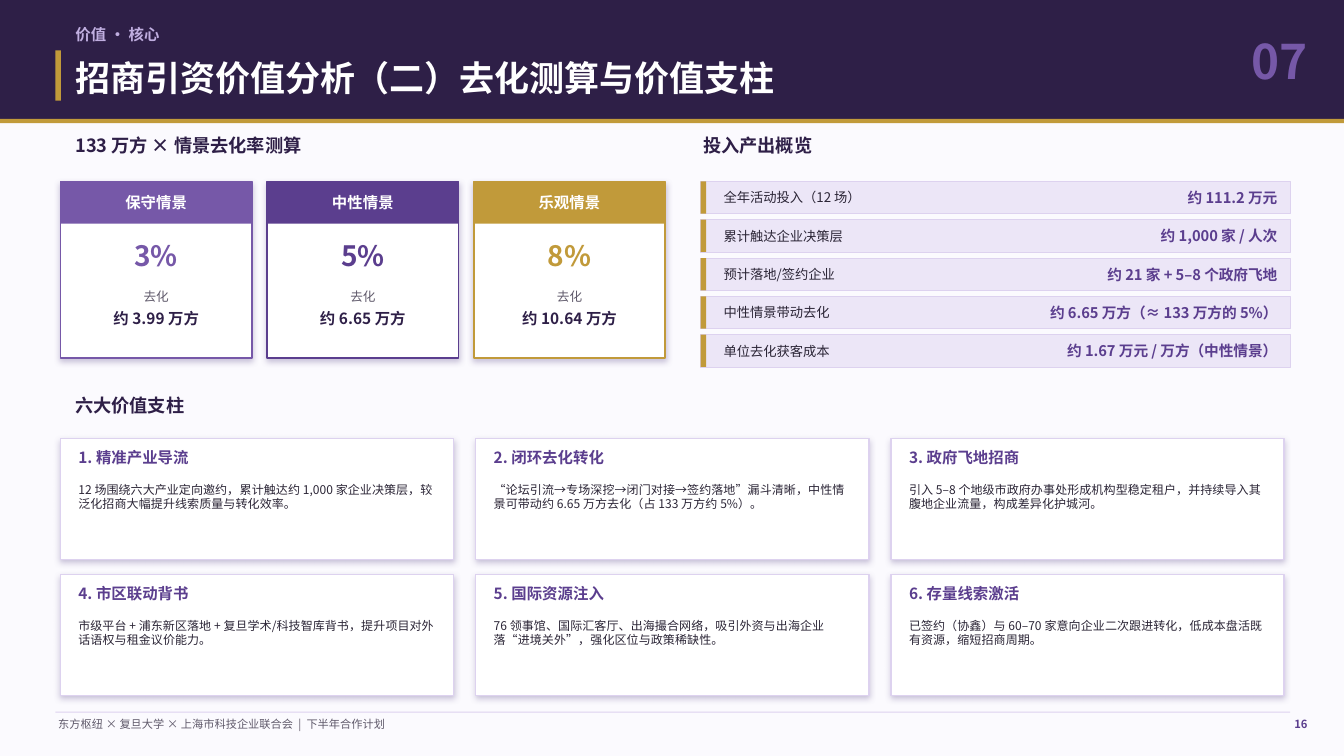
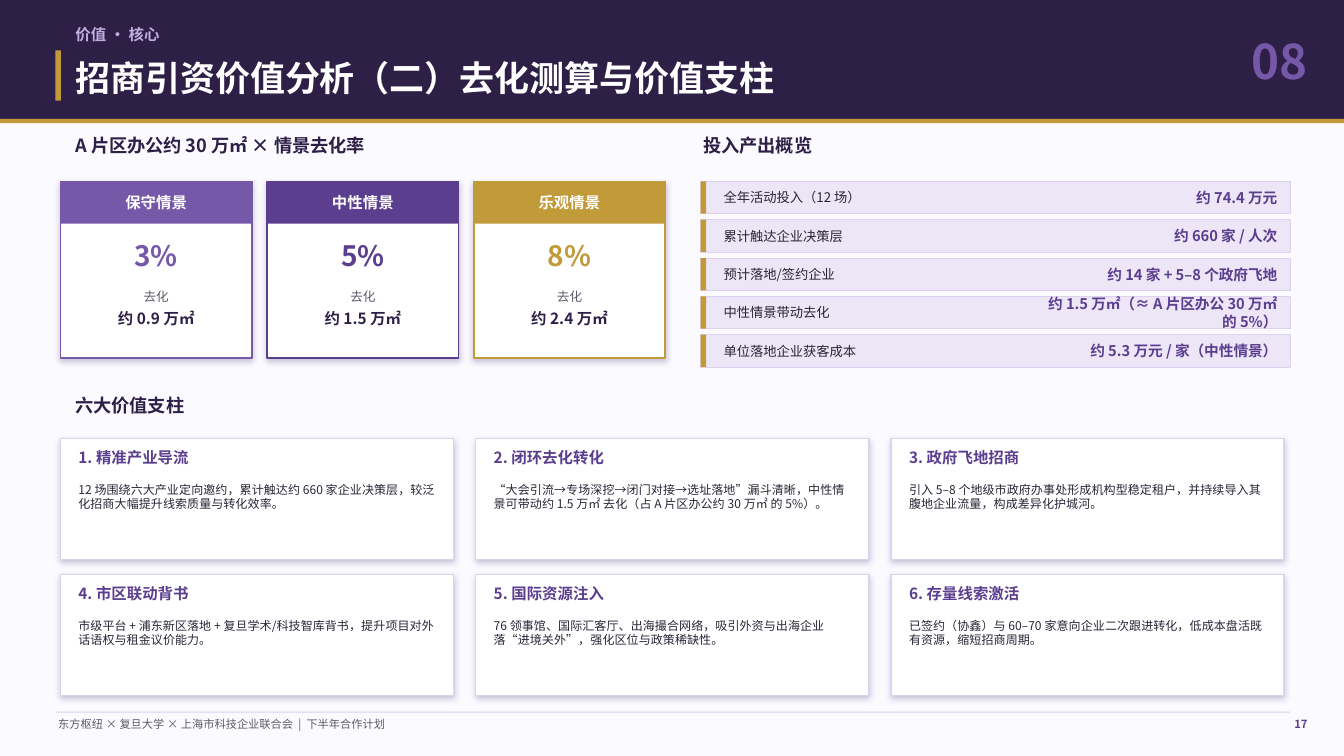
Before and after one commit to hujigang2010-maker/AIDEN, a slide deck: slide 17 of 东方枢纽三方合作计划_汇报PPT.pptx (slide 16 before the commit). Drawn at 1344x756 pixels with LibreOffice and Linux fonts; fonts in the diff are those of the drawing. Boxes give left, top, right and bottom in pixels: in the first picture for what was removed or moved away, otherwise in the second. Text is boxed around its words. In the diff, an @@ line names an element or a change of style, - is before the commit and + after.

```diff
--- a/东方枢纽三方合作计划_汇报PPT.pptx
+++ b/东方枢纽三方合作计划_汇报PPT.pptx
@@ text at (1251,43,1307,80): text changed @@
-07
+08
@@ text at (75,136,365,154): text changed @@
-133 万方 × 情景去化率测算
+A 片区办公约 30 万㎡ × 情景去化率
@@ text at (1196,190,1277,204): text changed @@
-约 111.2 万元
+约 74.4 万元
@@ text at (1174,228,1277,242): text changed @@
-约 1,000 家 / 人次
+约 660 家 / 人次
@@ text at (1107,267,1277,282): text changed @@
-约 21 家 + 5–8 个政府飞地
+约 14 家 + 5–8 个政府飞地
@@ text at (1048,296,1277,329): text changed @@
-约 6.65 万方（≈ 133 万方的 5%）
+约 1.5 万㎡（≈ A 片区办公 30 万㎡ 的 5%）
@@ text at (118,310,195,326): text changed @@
-约 3.99 万方
+约 0.9 万㎡
@@ text at (325,310,401,326): text changed @@
-约 6.65 万方
+约 1.5 万㎡
@@ text at (531,310,608,326): text changed @@
-约 10.64 万方
+约 2.4 万㎡
@@ text at (724,345,857,357): text changed @@
-单位去化获客成本
+单位落地企业获客成本
@@ text at (1090,343,1277,358): text changed @@
-约 1.67 万元 / 万方（中性情景）
+约 5.3 万元 / 家（中性情景）
@@ text at (78,484,435,509): text changed @@
-12 场围绕六大产业定向邀约，累计触达约 1,000 家企业决策层，较泛化招商大幅提升线索质量与转化效率。
+12 场围绕六大产业定向邀约，累计触达约 660 家企业决策层，较泛化招商大幅提升线索质量与转化效率。
@@ text at (494,484,845,509): text changed @@
-“论坛引流→专场深挖→闭门对接→签约落地”漏斗清晰，中性情景可带动约 6.65 万方去化（占 133 万方约 5%）。
+“大会引流→专场深挖→闭门对接→选址落地”漏斗清晰，中性情景可带动约 1.5 万㎡ 去化（占 A 片区办公约 30 万㎡ 的 5%）。
@@ text at (1294,719,1307,728): text changed @@
-16
+17
```
Also in this commit, not shown: 15 other slides changed, 1 slide added, 4 other files.
